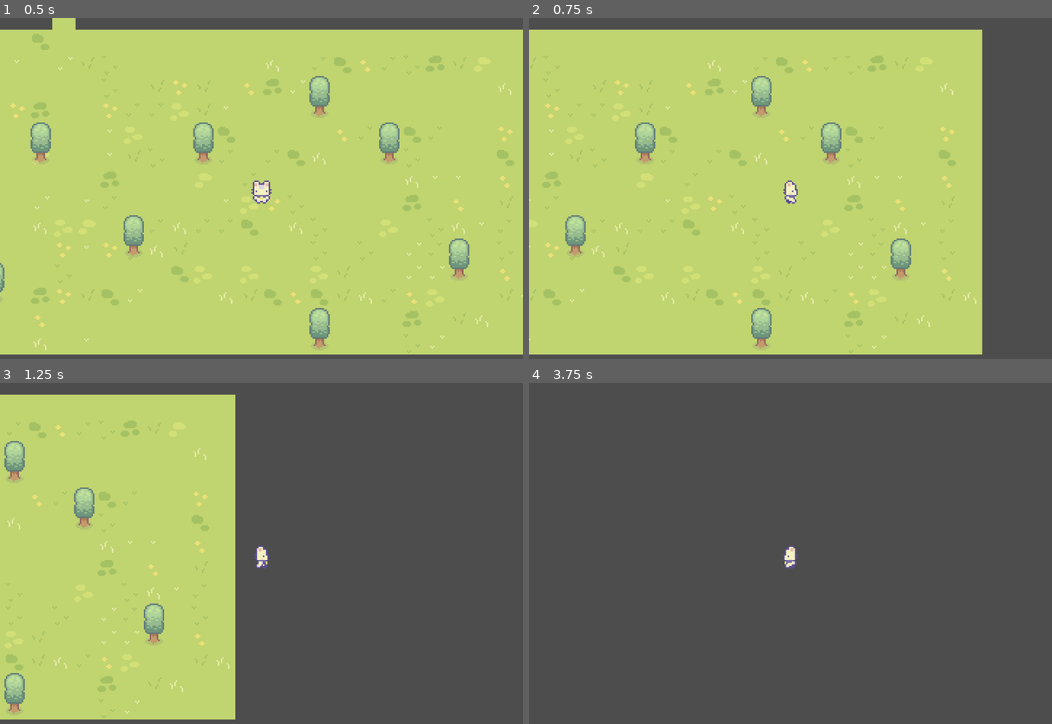
Above: before the commit, frames 1-4 (two rows, left to right).
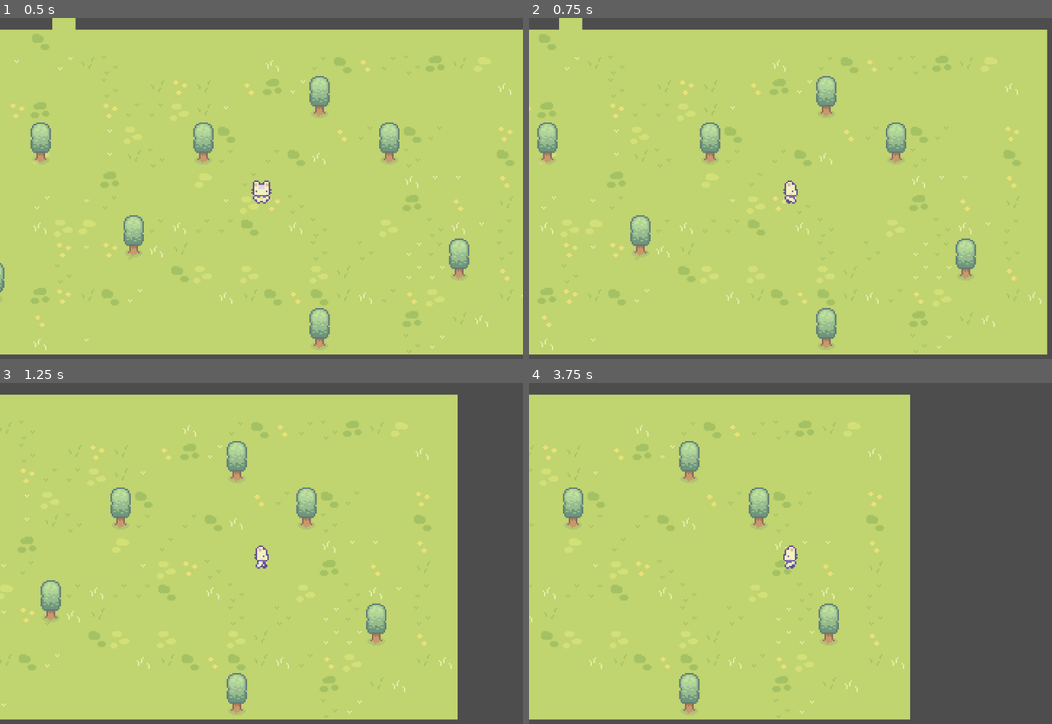
Above: after the commit, the same moments.

Repository: herdyhardiyant/TeemoLands
Game: Godot game, scene res://scenes/world.tscn
Same seed, same stepped clock (60 frames per second), same inputs: the game is played once before the commit and once after it.
Inputs:
- Up to frame 1 (0.5 s): no input
- Up to frame 2 (0.75 s): tap Enter at 0.5 s; hold D (right) from 0.53 s (still down)
- Up to frame 3 (1.25 s): keep holding D (right)
- Up to frame 4 (3.75 s): release D (right) at 1.28 s; hold S (down) 1.28-2.03 s; hold D (right) 2.03-2.78 s; hold W (up) 2.78-3.53 s; hold A (left) from 3.53 s (still down)

Frame 1 is identical in both runs. In frame 2, 20% of the frame differs, in the area x 0-100%, y 0-99%; in frame 3, 45%; in frame 4, 69%, in the area x 0-73%, y 3-99%.

Commit message:
diagonal movement

Diff:
--- a/Player.gd
+++ b/Player.gd
@@ -2,28 +2,44 @@
 
 class_name Player
 
-const SPEED = 300.0
+const SPEED = 5000.0
 
 @onready var anim = $AnimatedSprite2D
 
-var nextIdle:String
+var next_idle_animation:String
+
+var move_direction = Vector2.ZERO
+
+func _process(delta):
+	character_movement()
 
 func _physics_process(delta: float) -> void:
+	velocity = move_direction * SPEED * delta
+	move_and_slide()
+	move_direction = Vector2.ZERO
+
+func character_movement():
+	var walk_animation:String
 	if Input.is_action_pressed("up"):
-		anim.play("walk_up")
-		position.y -= SPEED * delta
-		nextIdle = "idle_up"
-	elif Input.is_action_pressed("down"):
-		position.y += SPEED * delta
-		anim.play("walk_down")
-		nextIdle = "idle_down"
-	elif Input.is_action_pressed("left"):
-		position.x -= SPEED * delta
-		anim.play("walk_left")
-		nextIdle = "idle_left"
-	elif Input.is_action_pressed("right"):
-		position.x += SPEED * delta
-		anim.play("walk_right")
-		nextIdle = "idle_right"
+		walk_animation = "walk_up"
+		move_direction.y = -1
+		next_idle_animation = "idle_up"
+	if Input.is_action_pressed("down"):
+		move_direction.y = 1
+		walk_animation = "walk_down"
+		next_idle_animation = "idle_down"
+	if Input.is_action_pressed("left"):
+		move_direction.x = -1
+		walk_animation = "walk_left"
+		next_idle_animation = "idle_left"
+	if Input.is_action_pressed("right"):
+		move_direction.x = 1
+		walk_animation = "walk_right"
+		next_idle_animation = "idle_right"
+
+	move_direction.normalized()
+
+	if move_direction == Vector2.ZERO:
+		anim.play(next_idle_animation)
 	else:
-		anim.play(nextIdle)
+		anim.play(walk_animation)
Not shown, changed: export_presets.cfg
